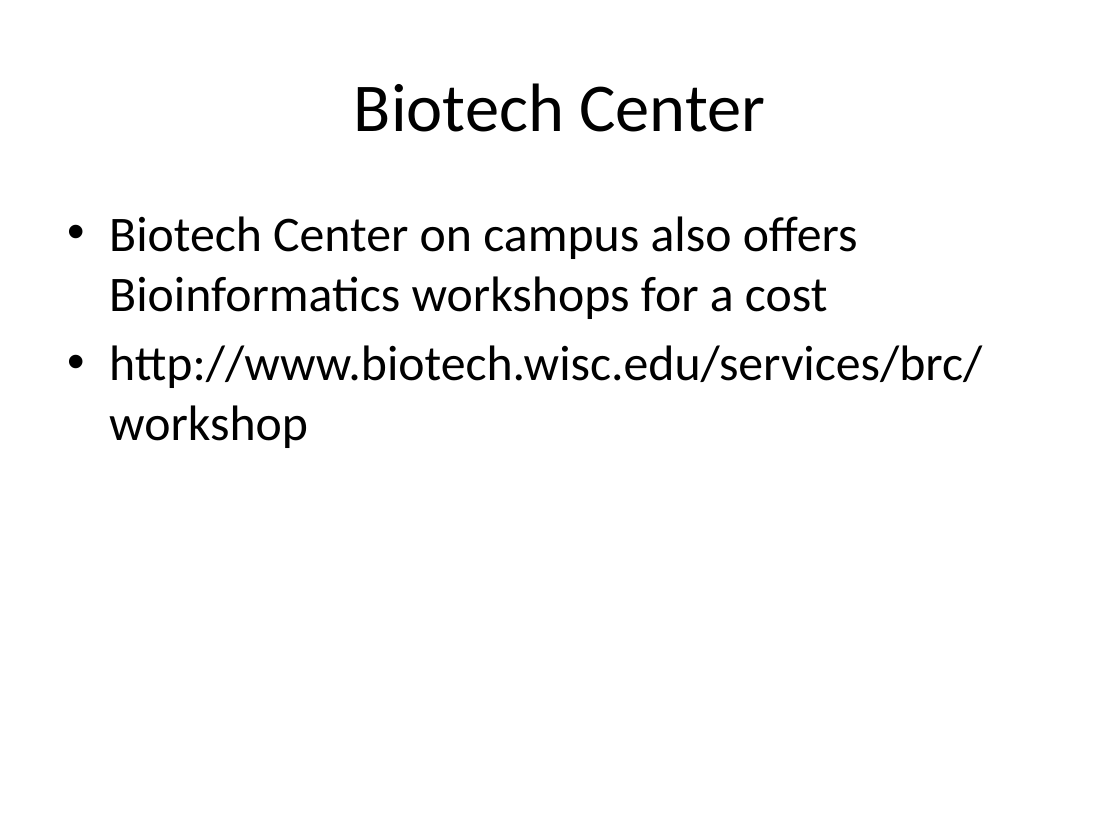
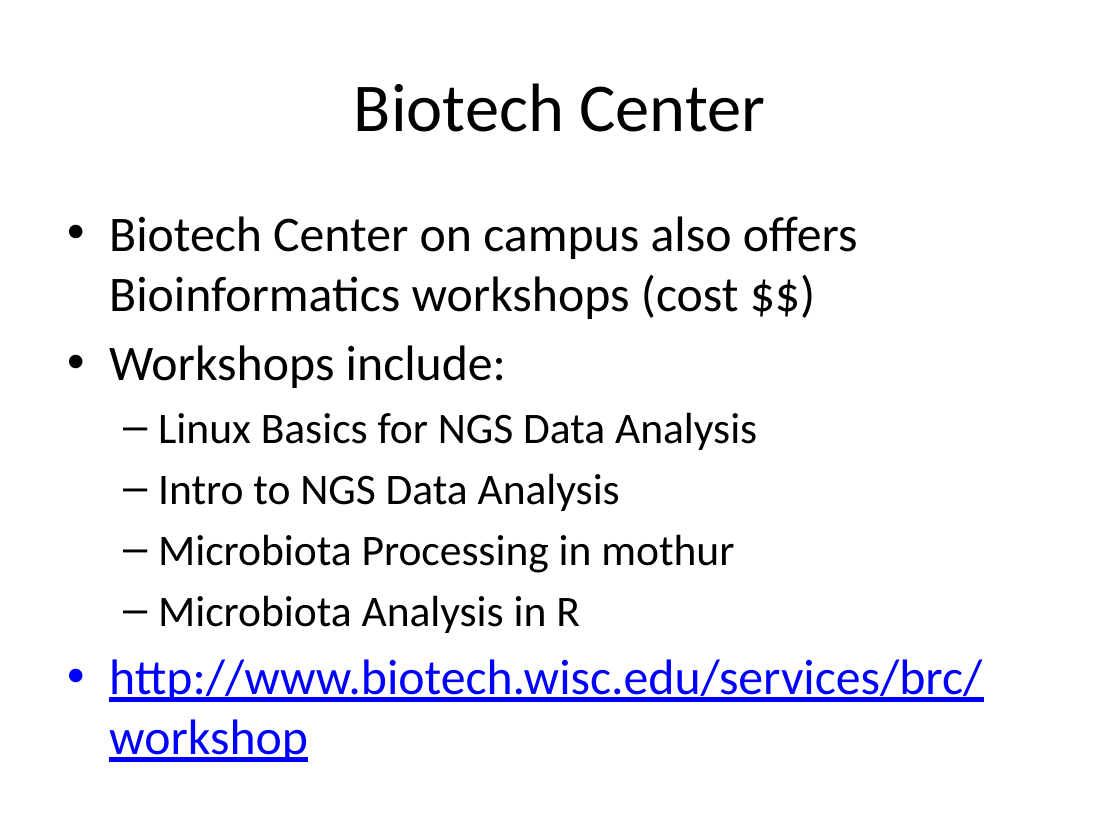
Before and after one commit to ComBEE-UW-Madison/presentations, a slide deck: slide 10 of info/20170830-MDTPorientation.pptx. Drawn at 1120x840 pixels with LibreOffice and Linux fonts; fonts in the diff are those of the drawing. Boxes give left, top, right and bottom in pixels: in the first picture for what was removed or moved away, otherwise in the second. Text is boxed around its words. In the diff, an @@ line names an element or a change of style, - is before the commit and + after.

Commit message:
Updated workshops avail in MDTP orientation talk

```diff
--- a/info/20170830-MDTPorientation.pptx
+++ b/info/20170830-MDTPorientation.pptx
@@ text at box(109, 216, 858, 633): text changed; size 32 to 28 pt @@
-• Biotech Center on campus also offers Bioinformatics workshops for a cost
+• Biotech Center on campus also offers Bioinformatics workshops (cost $$)
+• Workshops include:
+  – Linux Basics for NGS Data Analysis
+  – Intro to NGS Data Analysis
+  – Microbiota Processing in mothur
+  – Microbiota Analysis in R
@@ text at box(109, 659, 982, 762): text colour #000000 to #0000FF, underline on in "http://www.biotech.wisc.edu/services/brc/workshop" @@
```
Also in this commit, not shown: 1 other slide changed, 1 other file.
